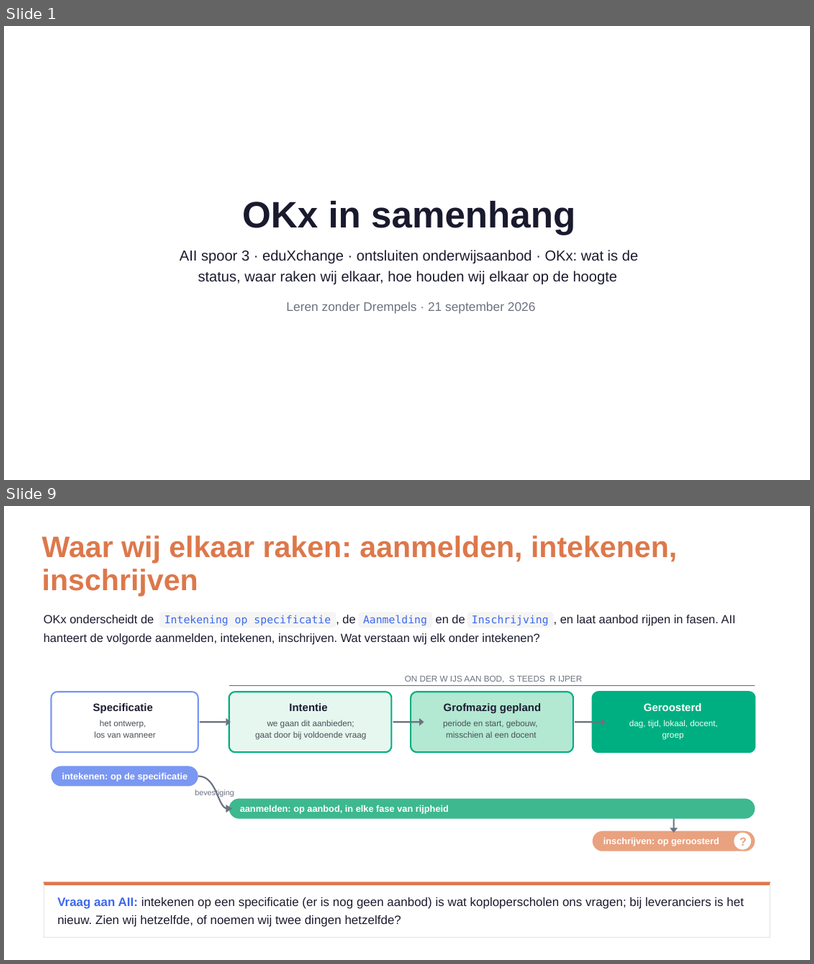
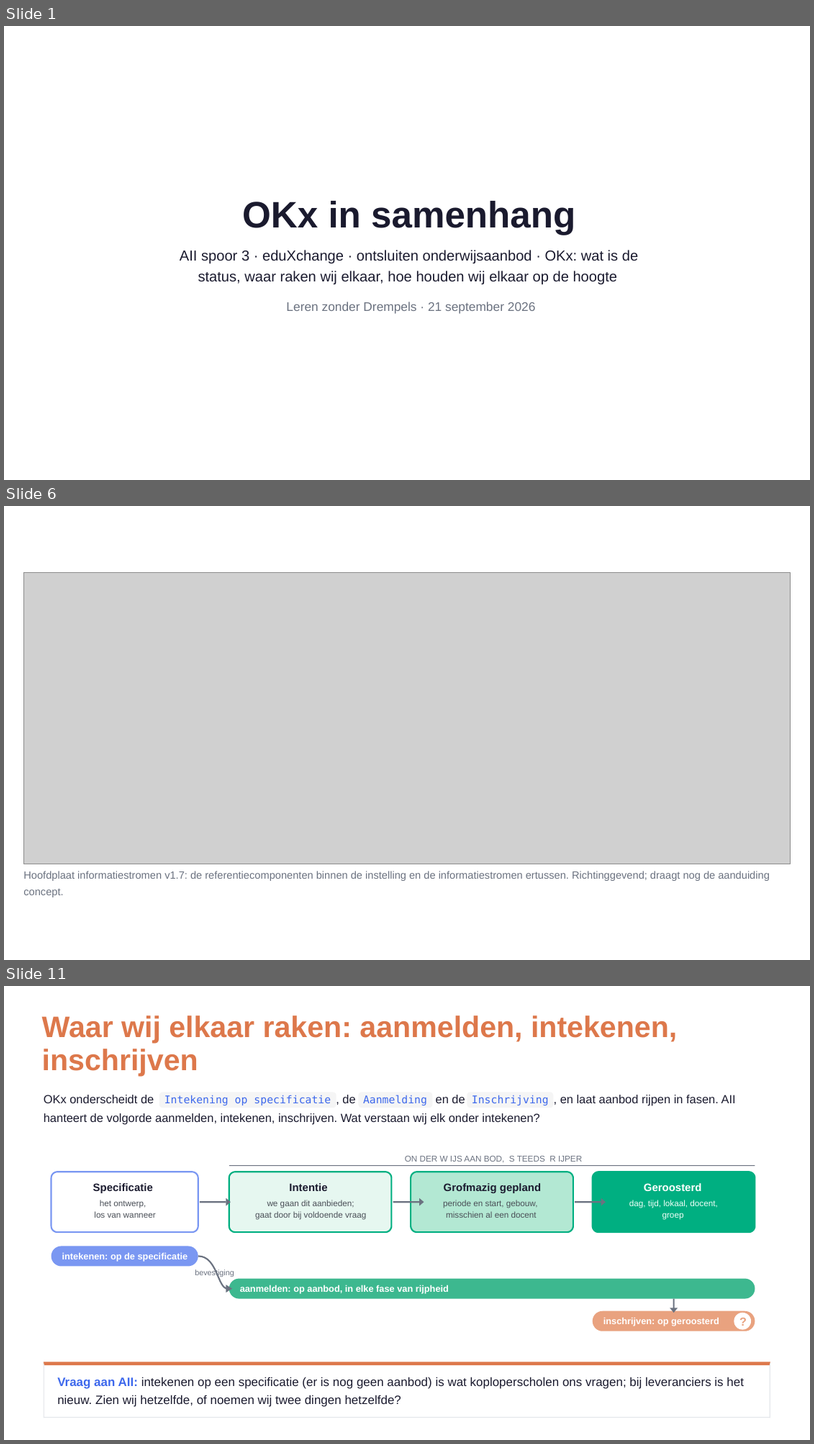
Before and after one commit to Npuls-OKx/meta, a slide deck: presentaties/export/260921_alignment_npuls_pijlers/260921_alignment_npuls_pijlers.pptx. Shown one above the other, each under a label of ours: slides 1 and 9 before the commit, slides 1, 6 and 11 after it; the slides between them are not shown. The pictures are 814x964 and 814x1444 pixels, drawn with LibreOffice and Linux fonts; fonts in the diff are those of the drawing; grey boxes stand for pictures; background and template pictures are left out. Boxes give left, top, right and bottom in pixels: in the first picture for what was removed or moved away, otherwise in the second. Text is boxed around its words. In the diff, an @@ line names an element or a change of style, - is before the commit and + after.

```diff
--- a/presentaties/export/260921_alignment_npuls_pijlers/260921_alignment_npuls_pijlers.pptx
+++ b/presentaties/export/260921_alignment_npuls_pijlers/260921_alignment_npuls_pijlers.pptx
@@ slide 6 added at (x1=4, y1=506, x2=810, y2=960), background #FFFFFF @@
@@ freeform shape added at (x1=4, y1=506, x2=810, y2=960), fill #000000 @@
@@ freeform shape added at (x1=4, y1=506, x2=810, y2=960), fill #FFFFFF @@
@@ picture added at (x1=23, y1=572, x2=791, y2=864) @@
@@ text added at (x1=23, y1=871, x2=770, y2=881), 9.6 pt, text #6B7280 @@
+Hoofdplaat informatiestromen v1.7: de referentiecomponenten binnen de instelling en de informatiestromen ertussen. Richtinggevend; draagt nog de aanduiding
@@ text added at (x1=23, y1=888, x2=63, y2=898), 9.6 pt, text #6B7280 @@
+concept.
@@ what was slide 9 is now slide 11 @@
```
Also in this commit, not shown: 7 slides changed, 2 other slides added, 1 slide removed, 2 other files.
